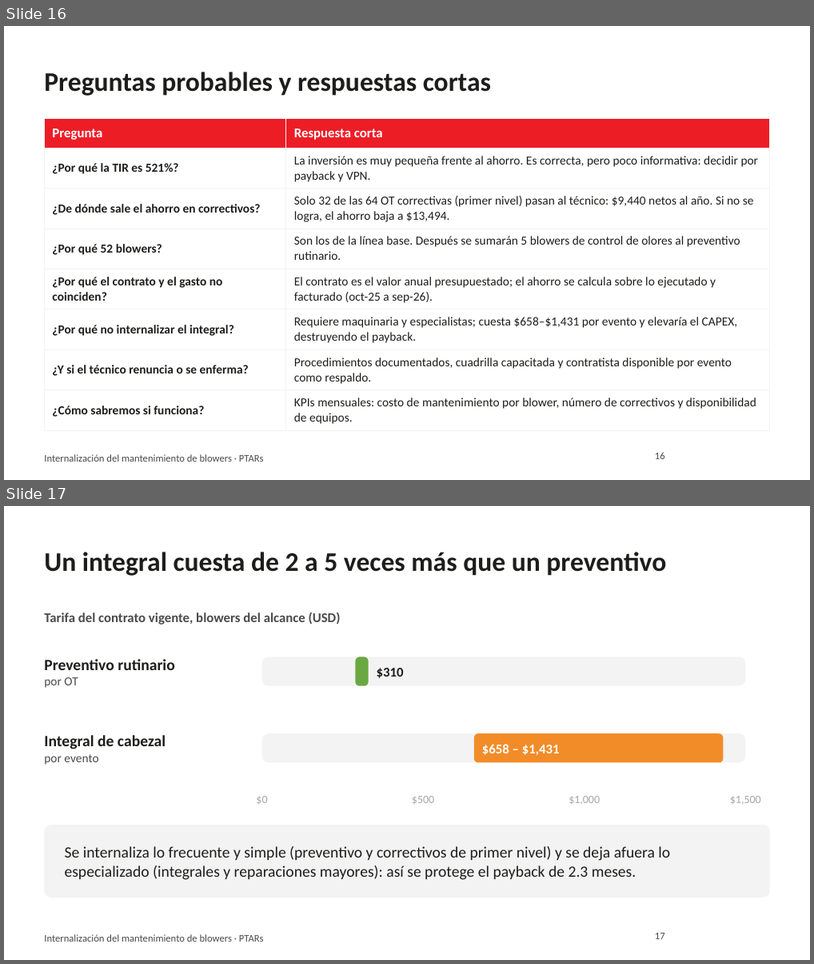
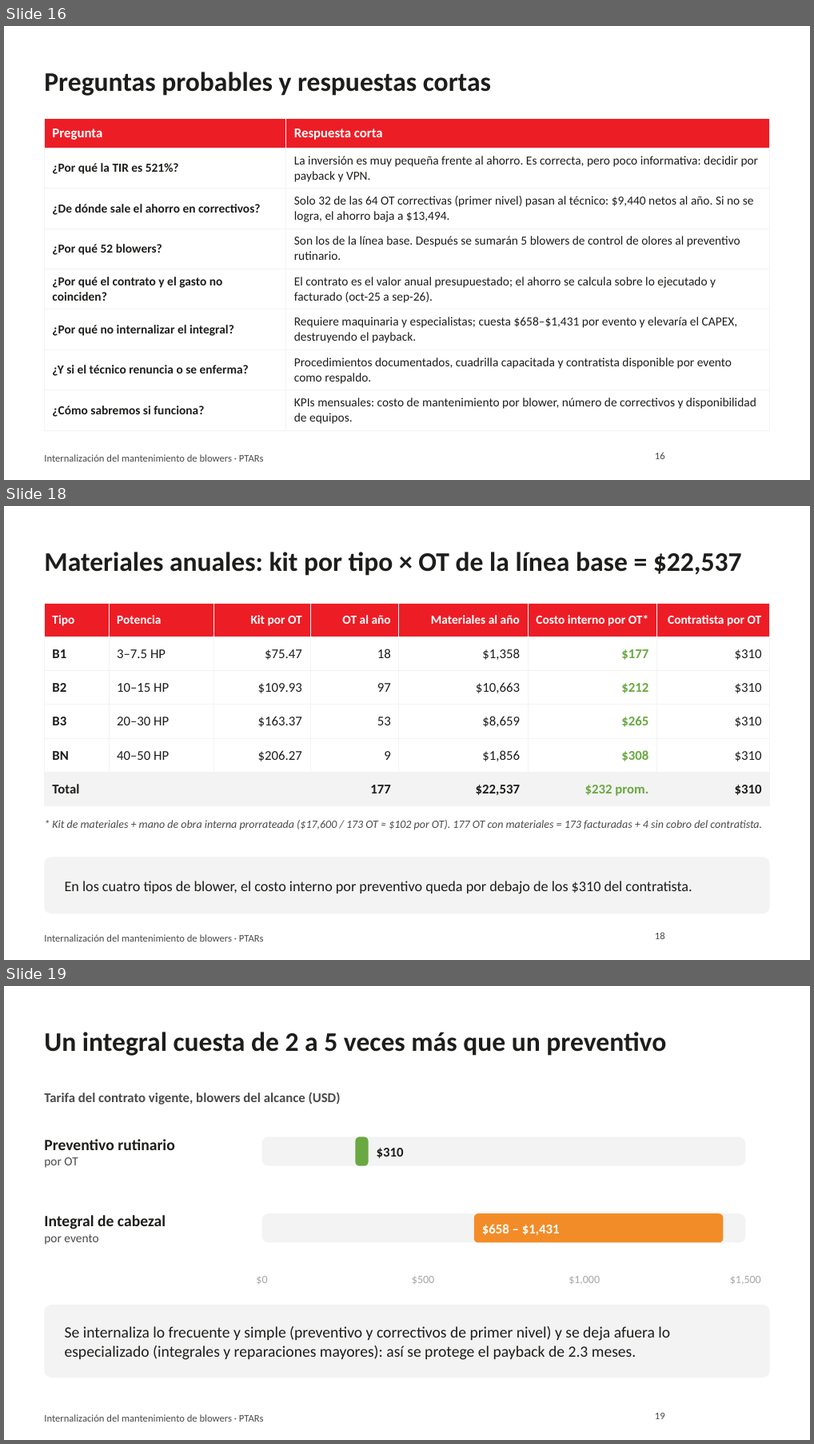
Before and after one commit to jjsamcar/Codigo-IA, a slide deck: presentaciones/Blowers_PTARs_Resumen_Gerencia.pptx. Shown one above the other, each under a label of ours: slides 16 and 17 before the commit, slides 16, 18 and 19 after it; the slides between them are not shown. The pictures are 814x964 and 814x1444 pixels, drawn with LibreOffice and Linux fonts; fonts in the diff are those of the drawing; background and template pictures are left out. Boxes give left, top, right and bottom in pixels: in the first picture for what was removed or moved away, otherwise in the second. Text is boxed around its words. In the diff, an @@ line names an element or a change of style, - is before the commit and + after.

```diff
--- a/presentaciones/Blowers_PTARs_Resumen_Gerencia.pptx
+++ b/presentaciones/Blowers_PTARs_Resumen_Gerencia.pptx
@@ slide 18 added at <box>4,506,810,960</box>, background #FFFFFF; not listed: 1 template element that a slide beside it also shows @@
@@ title added at <box>44,552,742,576</box>, 24 pt, text #1D1D1B, bold @@
+Materiales anuales: kit por tipo × OT de la línea base = $22,537
@@ table added at <box>44,603,770,799</box>, 6 rows, 7 columns @@
+Tipo | Potencia | Kit por OT | OT al año | Materiales al año | Costo interno por OT* | Contratista por OT
+B1 | 3–7.5 HP | $75.47 | 18 | $1,358 | $177 | $310
+B2 | 10–15 HP | $109.93 | 97 | $10,663 | $212 | $310
+B3 | 20–30 HP | $163.37 | 53 | $8,659 | $265 | $310
+BN | 40–50 HP | $206.27 | 9 | $1,856 | $308 | $310
+Total |  |  | 177 | $22,537 | $232 prom. | $310
@@ text added at <box>52,820,762,830</box>, 10 pt, text #4A4A4A, italic @@
+* Kit de materiales + mano de obra interna prorrateada ($17,600 / 173 OT ≈ $102 por OT). 177 OT con materiales = 173 facturadas + 4 sin cobro del contratista.
@@ rounded rectangle added at <box>44,856,770,913</box>, fill #F3F3F3 @@
@@ text added at <box>65,880,692,893</box>, 13 pt, text #1D1D1B @@
+En los cuatro tipos de blower, el costo interno por preventivo queda por debajo de los $310 del contratista.
@@ page number added at <box>655,932,666,939</box>, 9 pt, text #4A4A4A @@
+18
@@ what was slide 17 is now slide 19 @@
```
Also in this commit, not shown: 2 slides changed, 1 other slide added.
